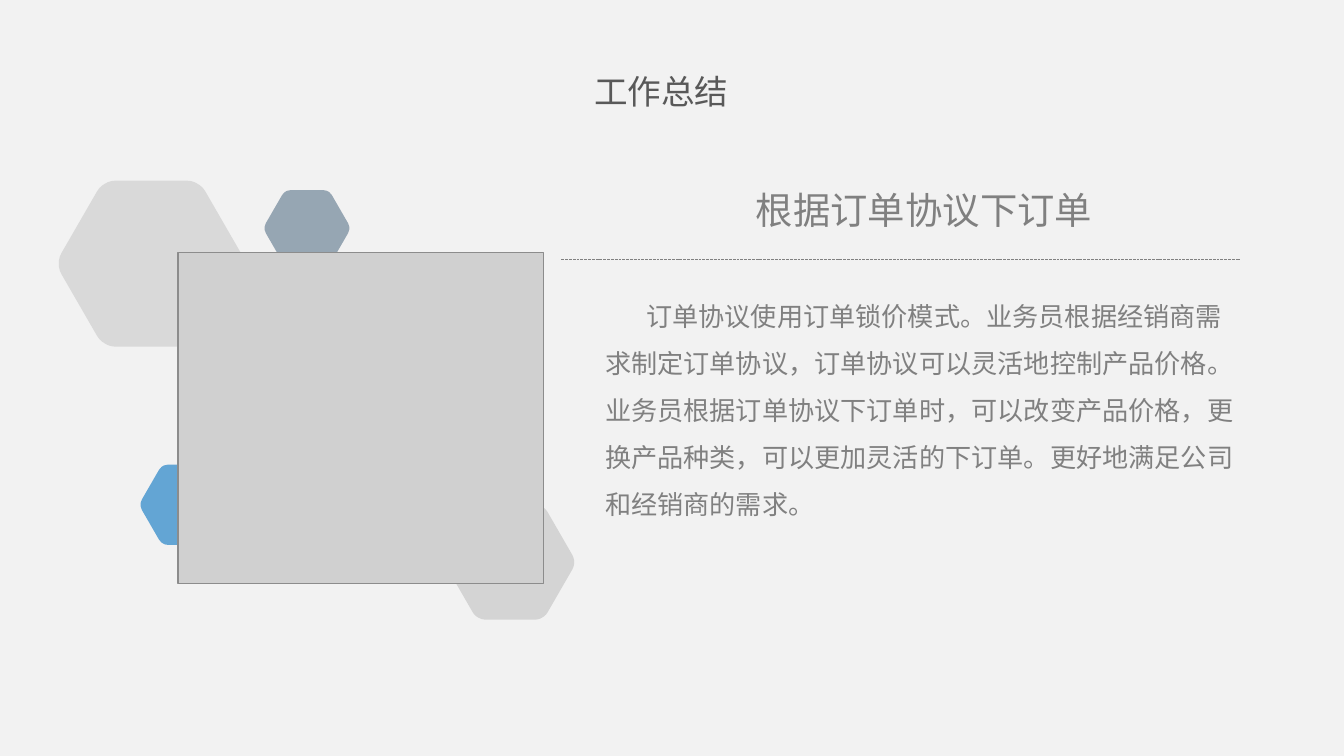
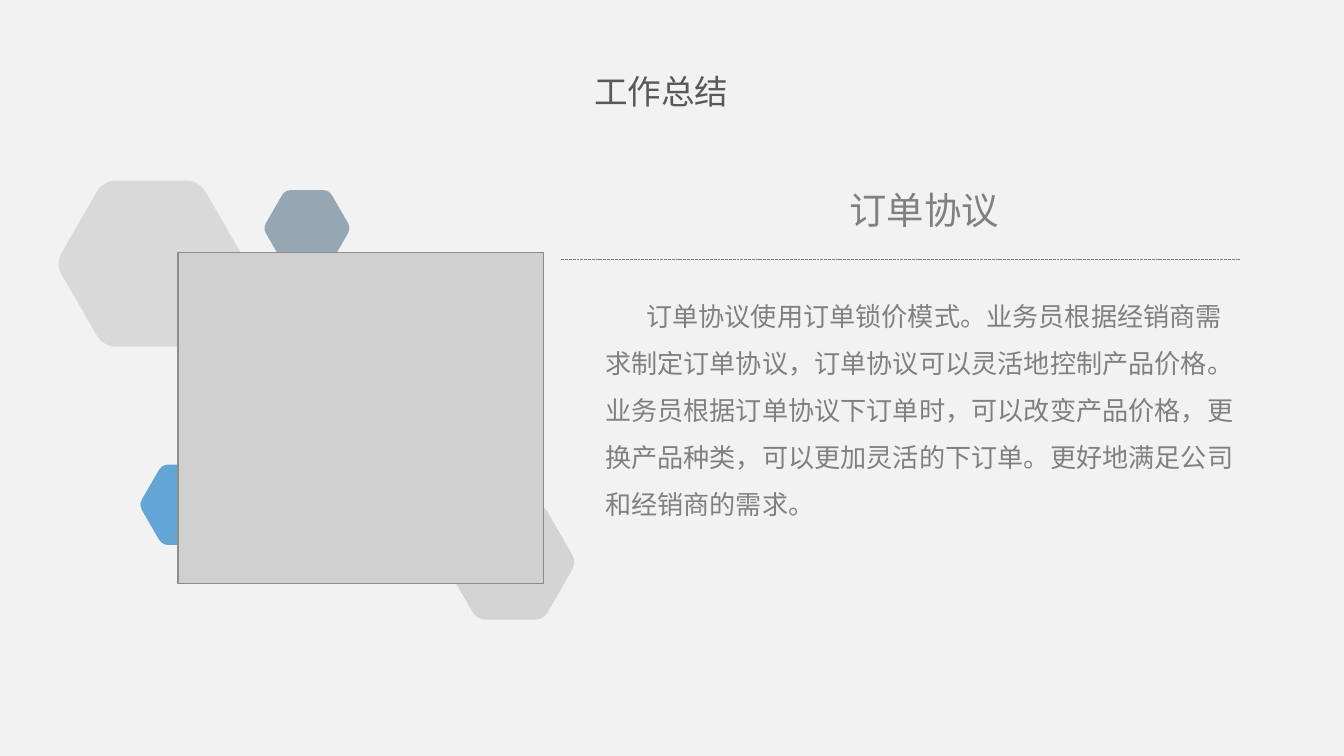
Before and after one commit to ybxxszl/learn, a slide deck: slide 6 of st.pptx. Drawn at 1344x756 pixels with LibreOffice and Linux fonts; fonts in the diff are those of the drawing; grey boxes stand for pictures. Boxes give left, top, right and bottom in pixels: in the first picture for what was removed or moved away, otherwise in the second. Text is boxed around its words. In the diff, an @@ line names an element or a change of style, - is before the commit and + after.

Commit message:
learn

```diff
--- a/st.pptx
+++ b/st.pptx
@@ text at (849, 192, 999, 227): text changed @@
-根据订单协议下订单
+订单协议
```
